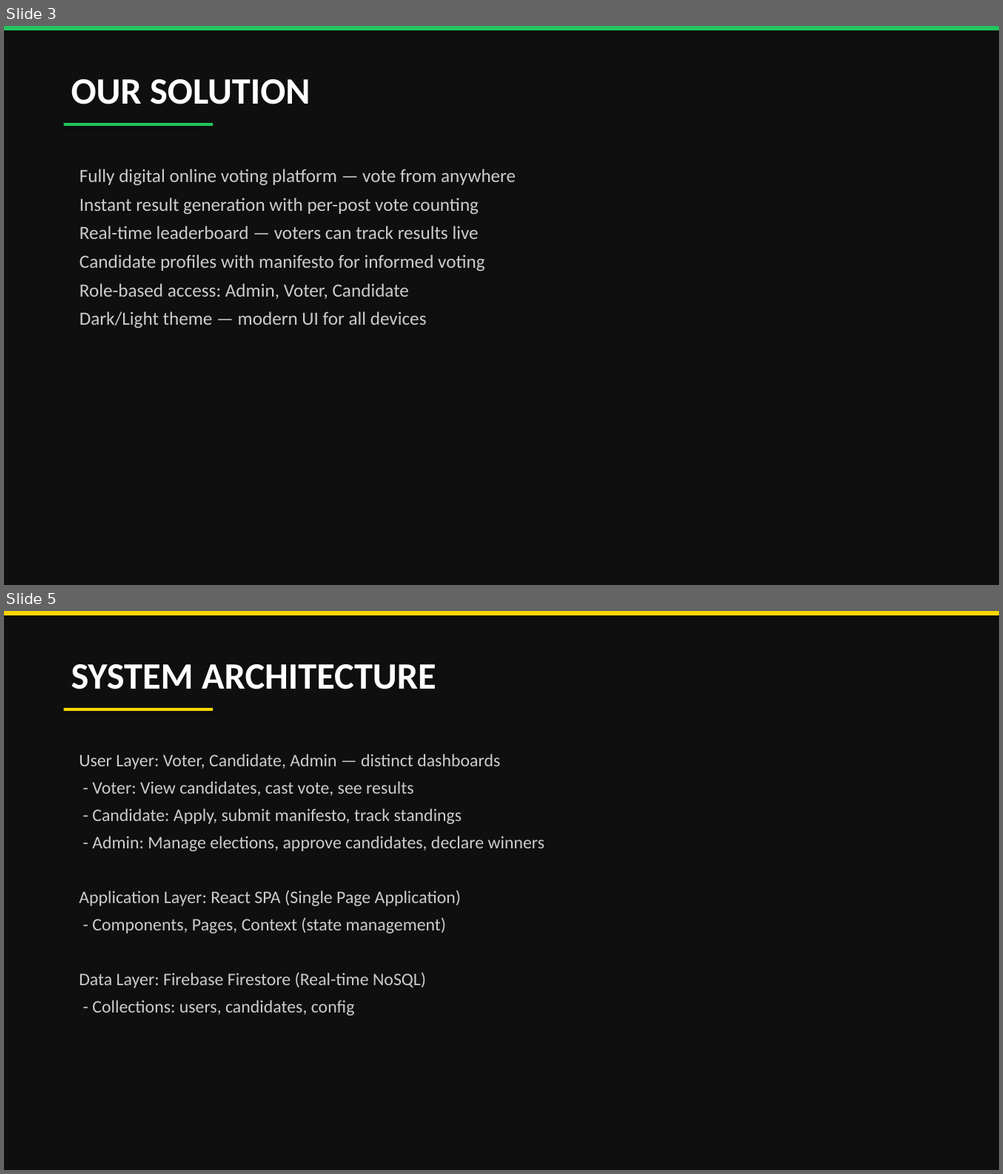
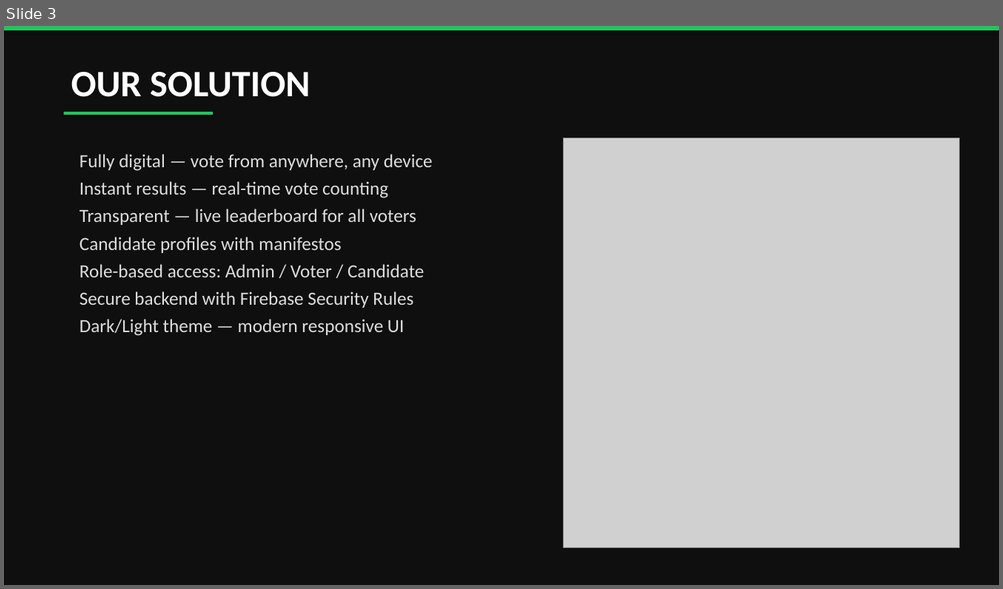
Before and after one commit to nayeemuddin0351/University-Digital-Election-Hub, a slide deck: RMSTU_Election_Presentation.pptx. Shown one above the other, each under a label of ours: slides 3 and 5 before the commit, slide 3 after it; the slides between them are not shown. The pictures are 1003x1174 and 1003x589 pixels, drawn with LibreOffice and Linux fonts; fonts in the diff are those of the drawing; grey boxes stand for pictures. Boxes give left, top, right and bottom in pixels: in the first picture for what was removed or moved away, otherwise in the second. Text is boxed around its words. In the diff, an @@ line names an element or a change of style, - is before the commit and + after.

Commit message:
Update presentation: 14 slides with screenshots, Java code, OOP examples

```diff
--- a/RMSTU_Election_Presentation.pptx
+++ b/RMSTU_Election_Presentation.pptx
@@ slide 5 removed at [4,611,999,1170], background #0F0F0F @@
@@ rounded rectangle removed at [4,611,999,615] @@
@@ text removed at [71,664,436,689] @@
-SYSTEM ARCHITECTURE
@@ rounded rectangle removed at [64,708,213,711] @@
@@ text removed at [79,754,545,1016] @@
-User Layer: Voter, Candidate, Admin — distinct dashboards
-- Voter: View candidates, cast vote, see results
-- Candidate: Apply, submit manifesto, track standings
-- Admin: Manage elections, approve candidates, declare winners
-Application Layer: React SPA (Single Page Application)
-- Components, Pages, Context (state management)
-Data Layer: Firebase Firestore (Real-time NoSQL)
-- Collections: users, candidates, config
@@ slide 3 changed as well @@
@@ text "OUR SOLUTION": place and size @@
-text "OUR SOLUTION" at [71,79,310,104]
+text "OUR SOLUTION" at [71,72,310,97]
@@ rounded rectangle: place and size @@
-rounded rectangle at [64,123,213,126]
+rounded rectangle at [64,112,213,115]
@@ text at [79,154,432,336]: text changed; text colour #CCCCCC to #DDDDDD @@
-Fully digital online voting platform — vote from anywhere
-Instant result generation with per-post vote counting
-Real-time leaderboard — voters can track results live
-Candidate profiles with manifesto for informed voting
-Role-based access: Admin, Voter, Candidate
-Dark/Light theme — modern UI for all devices
+Fully digital — vote from anywhere, any device
+Instant results — real-time vote counting
+Transparent — live leaderboard for all voters
+Candidate profiles with manifestos
+Role-based access: Admin / Voter / Candidate
+Secure backend with Firebase Security Rules
+Dark/Light theme — modern responsive UI
@@ picture added at [563,138,959,548] @@
```
Also in this commit, not shown: 8 other slides changed, 5 slides added, 2 other slides removed.
